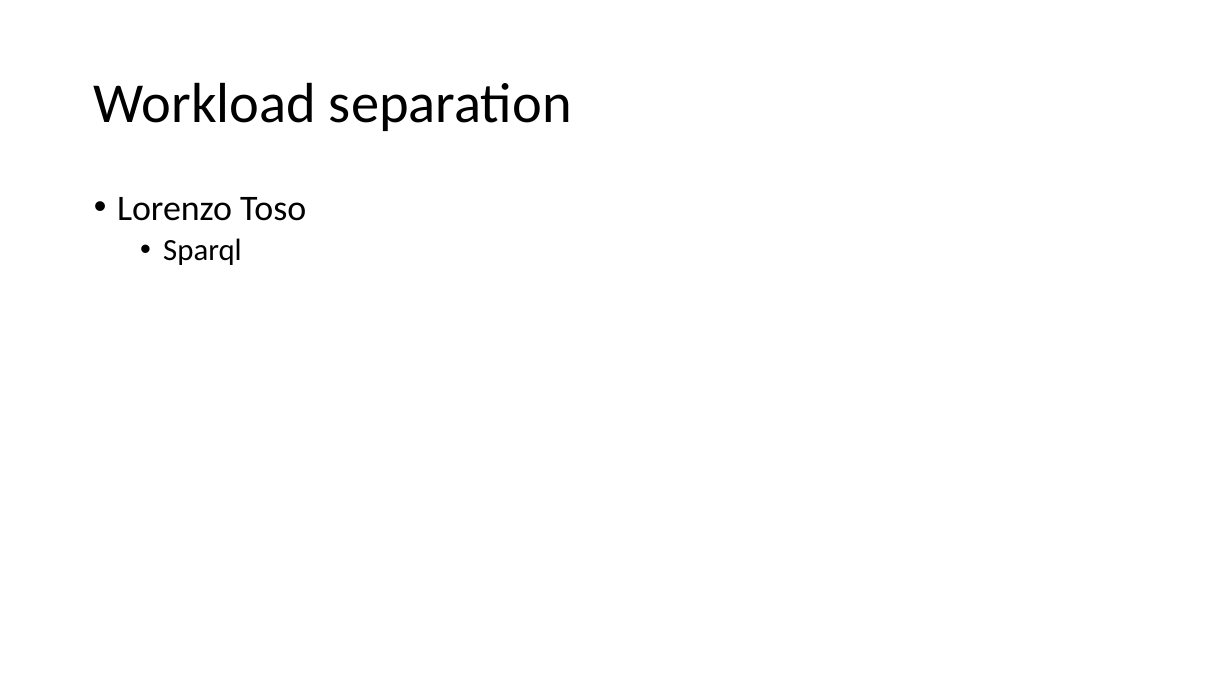
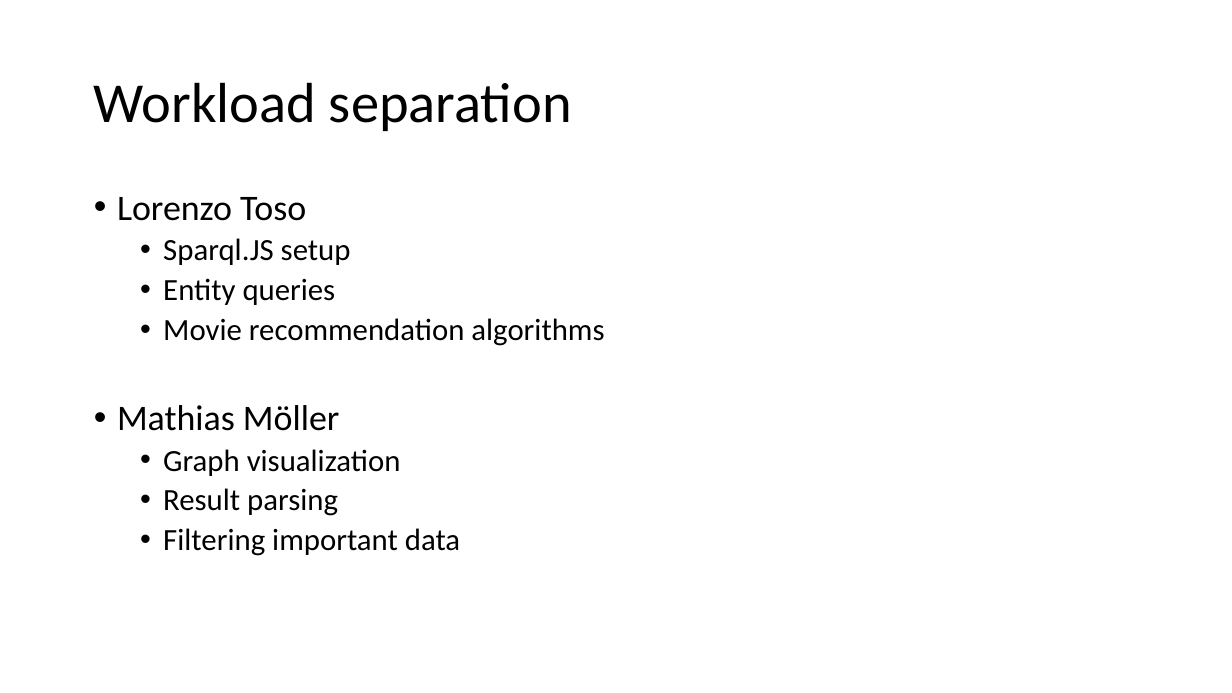
Before and after one commit to mathiasmoeller/LinkedMovieApp, a slide deck: slide 5 of Linked Movie Exploration Graph.pptx. Drawn at 1232x693 pixels with LibreOffice and Linux fonts; fonts in the diff are those of the drawing; background and template pictures are left out. Boxes give left, top, right and bottom in pixels: in the first picture for what was removed or moved away, otherwise in the second. Text is boxed around its words. In the diff, an @@ line names an element or a change of style, - is before the commit and + after.

Commit message:
Improved the "challanges" and "work separation" sections

```diff
--- a/Linked Movie Exploration Graph.pptx
+++ b/Linked Movie Exploration Graph.pptx
@@ text at [117, 238, 604, 556]: text changed @@
-  • Sparql
+  • Sparql.JS setup
+  • Entity queries
+  • Movie recommendation algorithms
+• Mathias Möller
+  • Graph visualization
+  • Result parsing
+  • Filtering important data
```
Also in this commit, not shown: 1 other slide changed.
